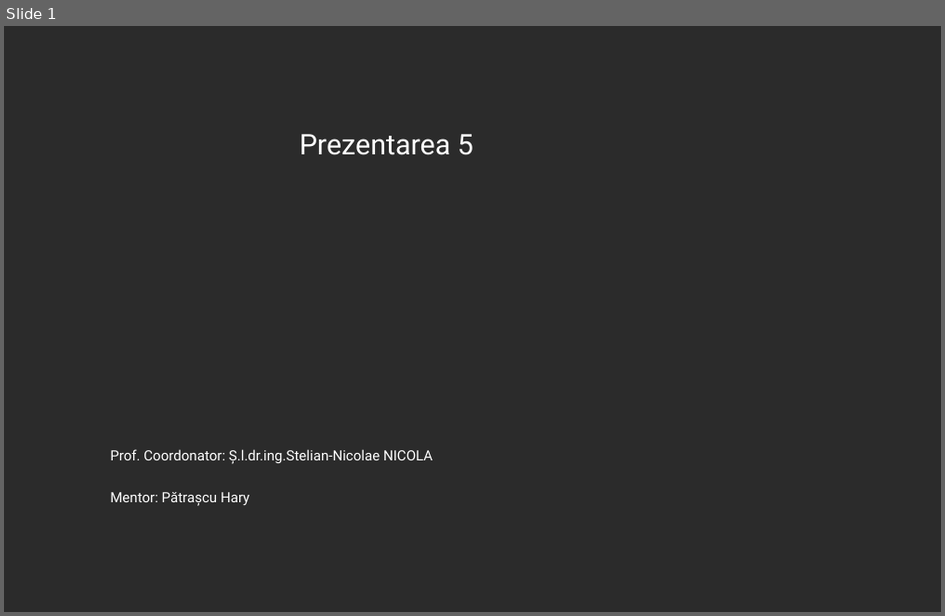
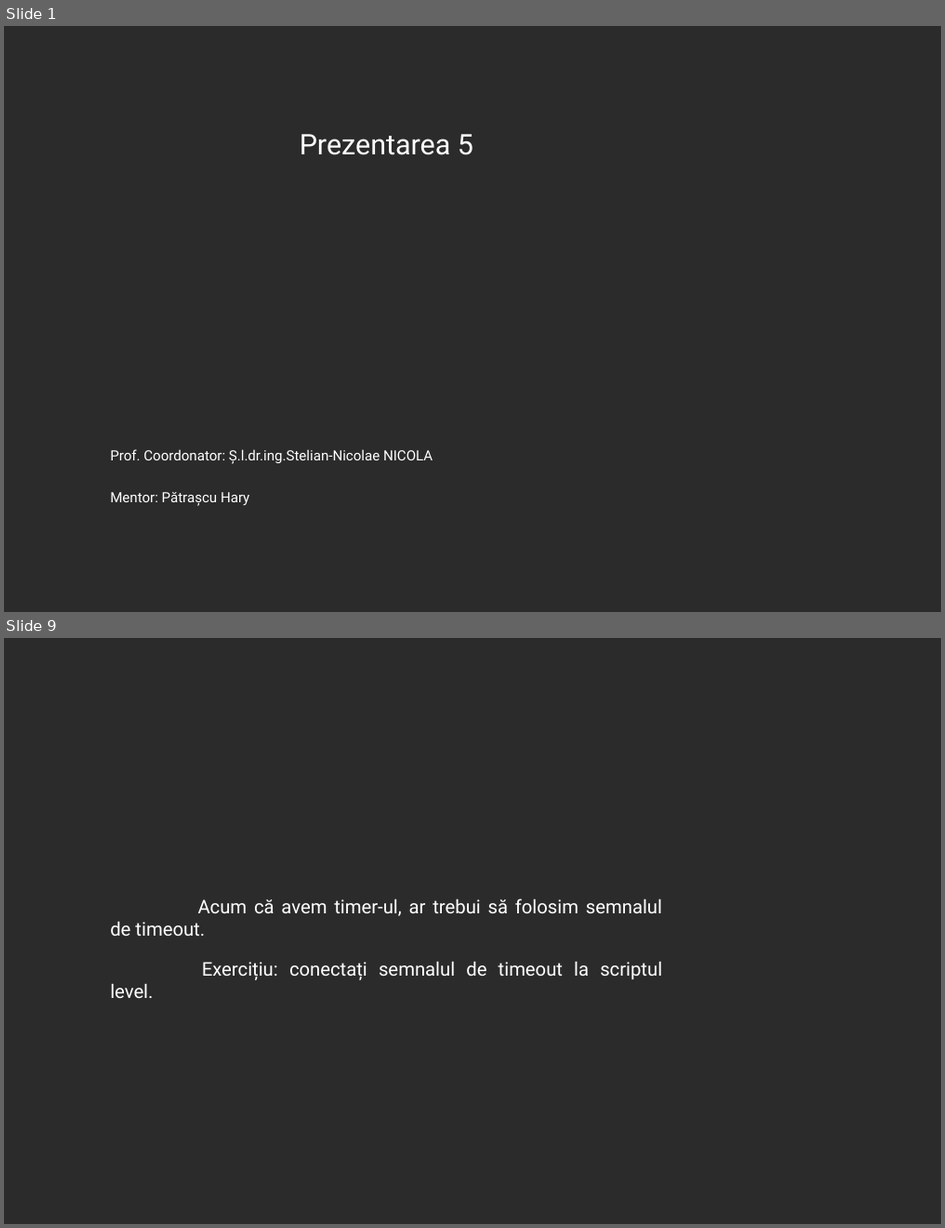
Before and after one commit to 0xspiderr/gdc-upt-presentations, a slide deck: presentation_5/presentation_5.odp. Shown one above the other, each under a label of ours: slide 1 before the commit, slides 1 and 9 after it; the slides between them are not shown. The pictures are 945x616 and 945x1228 pixels, drawn with LibreOffice and Linux fonts; fonts in the diff are those of the drawing; background and template pictures are left out; a plain dark background stands for a picture behind light text. Boxes give left, top, right and bottom in pixels: in the first picture for what was removed or moved away, otherwise in the second. Text is boxed around its words. In the diff, an @@ line names an element or a change of style, - is before the commit and + after.

```diff
--- a/presentation_5/presentation_5.odp
+++ b/presentation_5/presentation_5.odp
@@ slide 9 added at [4, 638, 941, 1224], background picture (left out) @@
@@ text added at [110, 898, 662, 980], 16 pt, text #FFFFFF @@
+Acum că avem timer-ul, ar trebui să folosim semnalul de timeout.
+Exercițiu: conectați semnalul de timeout la scriptul level.
```
Also in this commit, not shown: 24 other slides added, 1 other file.
